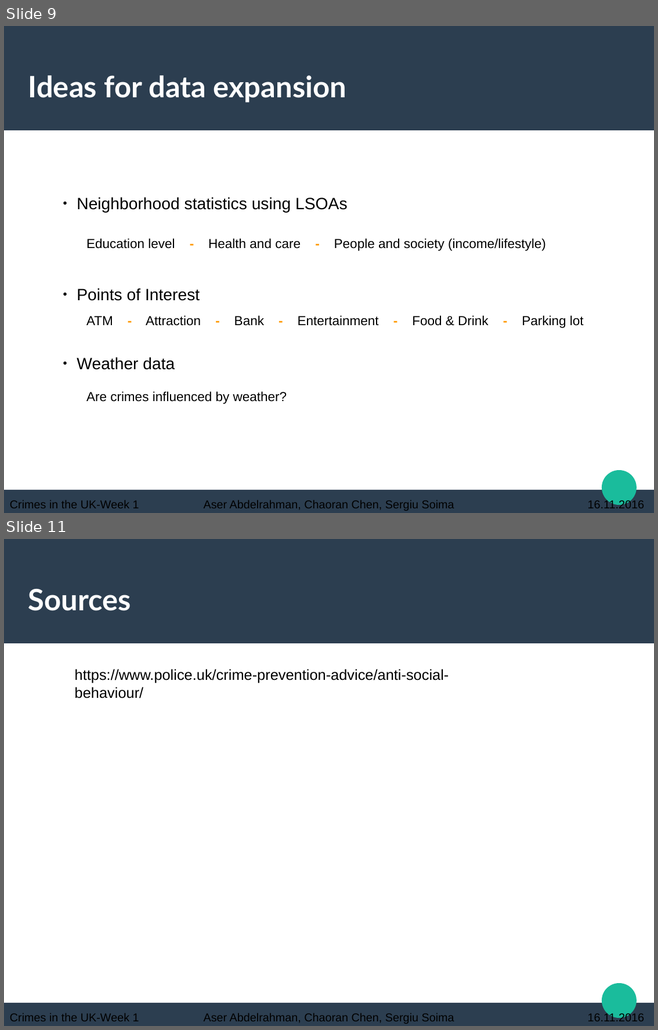
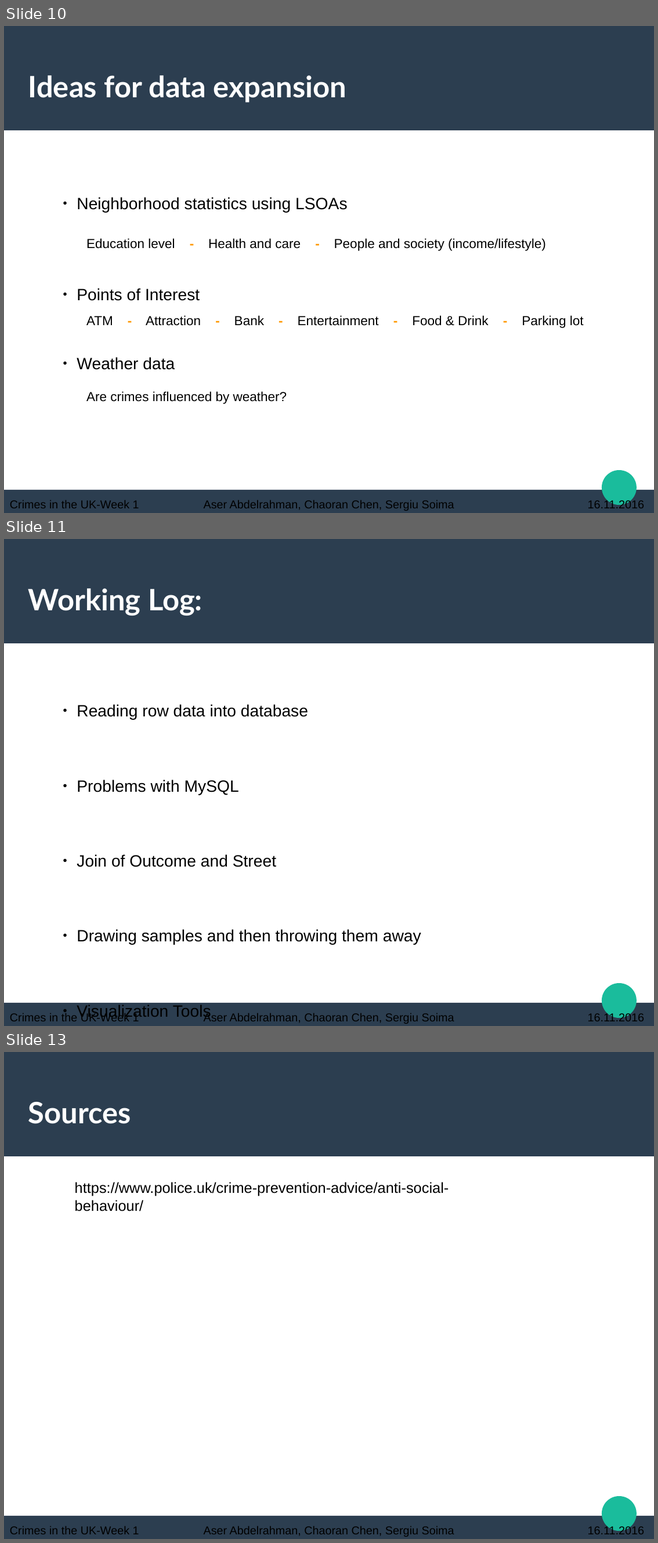
Before and after one commit to chaoran-chen/data-mining-lab-ws1617-crimes-in-uk, a slide deck: wiki/week-01/week-01-presentation.odp. Shown one above the other, each under a label of ours: slides 9 and 11 before the commit, slides 10, 11 and 13 after it; the slides between them are not shown. The pictures are 658x1030 and 658x1543 pixels, drawn with LibreOffice and Linux fonts; fonts in the diff are those of the drawing. Boxes give left, top, right and bottom in pixels: in the first picture for what was removed or moved away, otherwise in the second. Text is boxed around its words. In the diff, an @@ line names an element or a change of style, - is before the commit and + after.

```diff
--- a/wiki/week-01/week-01-presentation.odp
+++ b/wiki/week-01/week-01-presentation.odp
@@ slide 11 added at (x1=4, y1=539, x2=654, y2=1026), background #FFFFFF; not listed: 3 template elements that a slide beside it also shows @@
@@ title added at (x1=28, y1=588, x2=202, y2=616), 36 pt, text #FFFFFF, bold @@
+Working Log:
@@ text added at (x1=76, y1=704, x2=421, y2=945), 20 pt, text #000000 @@
+● Reading row data into database
+● Problems with MySQL
+● Join of Outcome and Street
+● Drawing samples and then throwing them away
+● Visualization Tools
@@ text added at (x1=10, y1=1013, x2=139, y2=1022), 14 pt, text #000000 @@
+Crimes in the UK-Week 1
@@ text added at (x1=204, y1=1013, x2=454, y2=1024), 14 pt, text #000000 @@
+Aser Abdelrahman, Chaoran Chen, Sergiu Soima
@@ text added at (x1=587, y1=1013, x2=644, y2=1022), 14 pt, text #000000 @@
+16.11.2016
@@ what was slide 9 is now slide 10 @@
@@ what was slide 11 is now slide 13 @@
```
Also in this commit, not shown: 6 slides changed, 1 other slide added.
